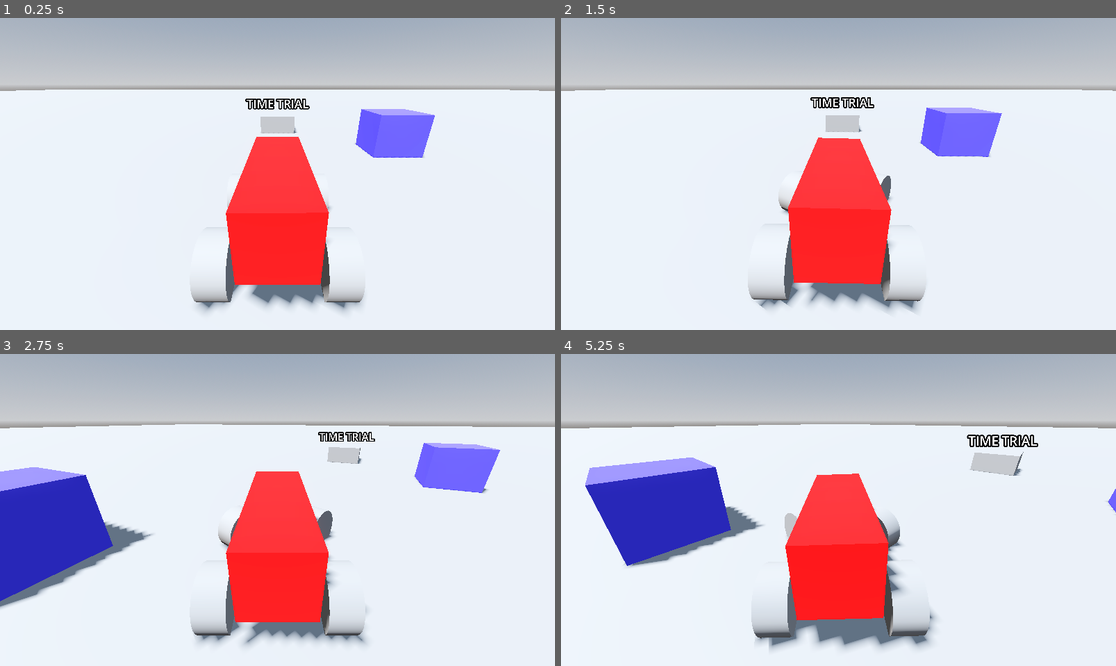
Above: before the commit, frames 1-4 (two rows, left to right).
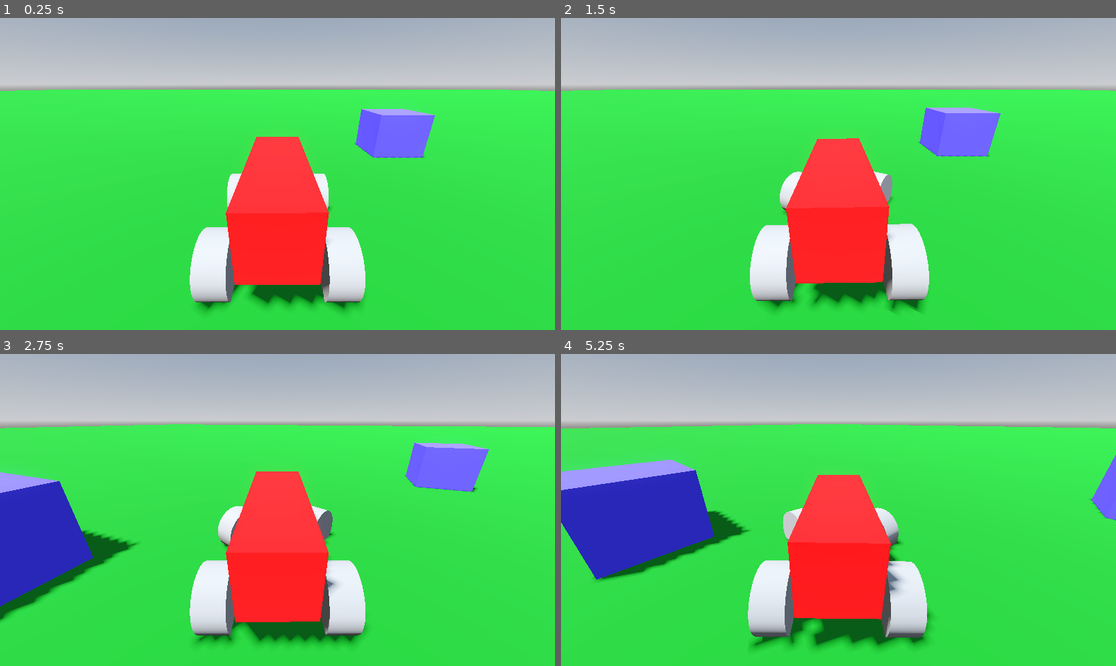
Above: after the commit, the same moments.

Repository: mje819/CarWorld
Game: Godot game, scene res://World/world.tscn
Same seed, same stepped clock (60 frames per second), same inputs: the game is played once before the commit and once after it.
Inputs:
- Up to frame 1 (0.25 s): no input
- Up to frame 2 (1.5 s): hold D (turn_right) 0.53-1.28 s; hold S (brake) from 1.28 s (still down)
- Up to frame 3 (2.75 s): release S (brake) at 2.03 s; hold D (turn_right) from 2.03 s (still down)
- Up to frame 4 (5.25 s): release D (turn_right) at 2.78 s; hold Space (accelerate) 2.78-3.53 s; hold A (turn_left) 3.53-5.03 s; hold S (brake) from 5.03 s (still down)

The runs differ from the first frame. In frame 1, 64% of the frame differs, in the area x 0-100%, y 22-100%; in frame 2, 65%; in frame 3, 60%; in frame 4, 61%.

Commit message:
create time trial timer and track wip

Diff:
--- /dev/null
+++ b/Tracks/track.gd
@@ -0,0 +1,7 @@
+extends Path3D
+
+
+
+
+func _on_start_detector_body_entered(_body: Node3D) -> void:
+	print("start timer")
--- /dev/null
+++ b/Tracks/track1.tscn
@@ -0,0 +1,52 @@
+[gd_scene format=3 uid="uid://bn3bjblw2g41t"]
+
+[ext_resource type="Script" uid="uid://ko70ygium1pa" path="res://Tracks/track.gd" id="1_kerva"]
+
+[sub_resource type="Curve3D" id="Curve3D_j8job"]
+_data = {
+"points": PackedVector3Array(0, 0, 0, 0, 0, 0, -0.006, 0, -0.001, 0, 0, 0, 0, 0, 0, 0.752, 0, 3.001, 0, 0, 0, 0, 0, 0, 1.918, 0, 17.451, 0, 0, 0, 0, 0, 0, -1.412, 0, 32.828, 0, 0, 0, 0, 0, 0, -13.399, 0, 30.993, 0, 0, 0, 0, 0, 0, -23.258, 0, 24.554, 0, 0, 0, 0, 0, 0, -9.244, 0, 2.312, 0, 0, 0, 0, 0, 0, -3.226, 0, 1.207),
+"tilts": PackedFloat32Array(0, 0, 0, 0, 0, 0, 0, 0)
+}
+point_count = 8
+
+[sub_resource type="StandardMaterial3D" id="StandardMaterial3D_j8job"]
+albedo_color = Color(0.12156863, 0.12156863, 0.12156863, 1)
+
+[sub_resource type="BoxShape3D" id="BoxShape3D_6wdyf"]
+size = Vector3(4.0680313, 1, 0.4584961)
+
+[sub_resource type="BoxMesh" id="BoxMesh_kerva"]
+
+[node name="Track1" type="Path3D" unique_id=1196417104]
+top_level = true
+curve = SubResource("Curve3D_j8job")
+script = ExtResource("1_kerva")
+
+[node name="CSGPolygon3D" type="CSGPolygon3D" parent="." unique_id=1442105071]
+transform = Transform3D(1, 0, 0, 0, 1, 0, 0, 0, 1, 0, 0, -4.692876)
+material_override = SubResource("StandardMaterial3D_j8job")
+polygon = PackedVector2Array(-2, 0, -2, 0.05, 2, 0.05, 2, 0)
+mode = 2
+path_node = NodePath("..")
+path_interval_type = 0
+path_interval = 1.0
+path_simplify_angle = 0.0
+path_rotation = 2
+path_rotation_accurate = false
+path_local = false
+path_continuous_u = true
+path_u_distance = 1.0
+path_joined = false
+
+[node name="StartDetector" type="Area3D" parent="CSGPolygon3D" unique_id=1437193464]
+transform = Transform3D(1, 0, 0, 0, 1, 0, 0, 0, 1, -0.0073156357, 0.1163249, 0.13937616)
+collision_layer = 4
+
+[node name="CollisionShape3D" type="CollisionShape3D" parent="CSGPolygon3D/StartDetector" unique_id=173983941]
+transform = Transform3D(0.95861965, 0.02696207, 0.28341022, -0.02585577, 0.9996365, -0.007644105, -0.28351328, 0, 0.9589683, -0.03061875, 0.0008258447, 0.009055138)
+shape = SubResource("BoxShape3D_6wdyf")
+
+[node name="MeshInstance3D" type="MeshInstance3D" parent="CSGPolygon3D/StartDetector" unique_id=612538413]
+mesh = SubResource("BoxMesh_kerva")
+
+[connection signal="body_entered" from="CSGPolygon3D/StartDetector" to="." method="_on_start_detector_body_entered"]
--- a/World/time_trial_start.gd
+++ b/World/time_trial_start.gd
@@ -1,6 +1,13 @@
 extends Area3D
 
+@export var track : PackedScene = null
+var has_track = false
 
-
-func _on_body_entered(body: Node3D) -> void:
-	print("start time trial")
+func _on_body_entered(_body: Node3D) -> void:
+	print("create track")
+	if !has_track:
+		var new_track = track.instantiate()
+		add_child(new_track)
+		new_track.global_position = global_position
+		has_track = true
+	# create a timer
--- a/World/world.tscn
+++ b/World/world.tscn
@@ -3,6 +3,7 @@
 [ext_resource type="PackedScene" uid="uid://bp14bgrvmaki2" path="res://car/car.tscn" id="1_62w18"]
 [ext_resource type="PackedScene" uid="uid://cujupp8cdvucr" path="res://World/world_obstacle.tscn" id="2_8a836"]
 [ext_resource type="PackedScene" uid="uid://cwu5dtg3vyawo" path="res://World/time_trial_start.tscn" id="3_j8job"]
+[ext_resource type="PackedScene" uid="uid://bn3bjblw2g41t" path="res://Tracks/track1.tscn" id="4_3f78f"]
 
 [sub_resource type="ProceduralSkyMaterial" id="ProceduralSkyMaterial_8a836"]
 sky_horizon_color = Color(0.66224277, 0.6717428, 0.6867428, 1)
@@ -16,6 +17,9 @@
 sky = SubResource("Sky_j8job")
 tonemap_mode = 2
 glow_enabled = true
+
+[sub_resource type="StandardMaterial3D" id="StandardMaterial3D_3f78f"]
+albedo_color = Color(0.015686275, 0.47843137, 0.078431375, 1)
 
 [node name="World" type="Node3D" unique_id=2090731207]
 
@@ -31,6 +35,7 @@
 use_collision = true
 collision_layer = 4
 size = Vector3(126.005, 0.5, 124.995)
+material = SubResource("StandardMaterial3D_3f78f")
 
 [node name="Car" parent="." unique_id=16548500 instance=ExtResource("1_62w18")]
 transform = Transform3D(1, 0, 0, 0, 1, 0, 0, 0, 1, 0, 0.65, 0)
@@ -42,4 +47,5 @@
 transform = Transform3D(1, 0, 0, 0, 1, 0, 0, 0, 1, -2.439541, 0.33358693, 2.801567)
 
 [node name="TimeTrialStart" parent="." unique_id=744200815 instance=ExtResource("3_j8job")]
-transform = Transform3D(1, 0, 0, 0, 1, 0, 0, 0, 1, 0, 0, 5.0137367)
+transform = Transform3D(1, 0, 0, 0, 1, 0, 0, 0, 1, -5.3063674, 0, -3.004191)
+track = ExtResource("4_3f78f")
--- a/car/car.tscn
+++ b/car/car.tscn
@@ -23,6 +23,8 @@
 center_of_mass_mode = 1
 center_of_mass = Vector3(0, -0.2, 0)
 script = ExtResource("1_2gitb")
+force = 95
+braking_force = 95
 
 [node name="MeshInstance3D" type="MeshInstance3D" parent="." unique_id=1041634466]
 transform = Transform3D(1, 0, 0, 0, 1, 0, 0, 0, 1.5691822, 0, -0.0060293674, 0)
@@ -34,7 +36,6 @@
 
 [node name="VehicleWheel3D" type="VehicleWheel3D" parent="." unique_id=1776042558]
 transform = Transform3D(1, 0, 0, 0, 1, 0, 0, 0, 1, 0.43, -0.37199998, 0.5)
-use_as_traction = true
 use_as_steering = true
 wheel_radius = 0.25
 suspension_travel = 0.42
@@ -68,7 +69,6 @@
 
 [node name="VehicleWheel3D4" type="VehicleWheel3D" parent="." unique_id=2004719744]
 transform = Transform3D(1, 0, 0, 0, 1, 0, 0, 0, 1, -0.4349022, -0.3721079, 0.5)
-use_as_traction = true
 use_as_steering = true
 wheel_radius = 0.25
 suspension_travel = 0.42
Not shown, added: Tracks/track.gd.uid
